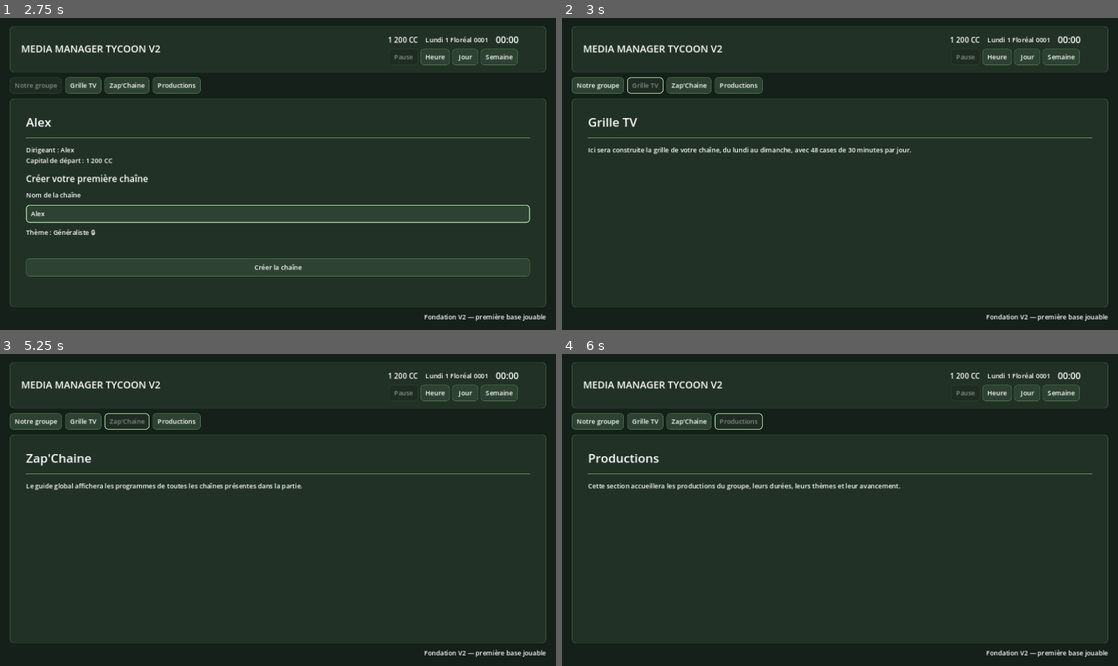
Above: before the commit, frames 1-4 (two rows, left to right).
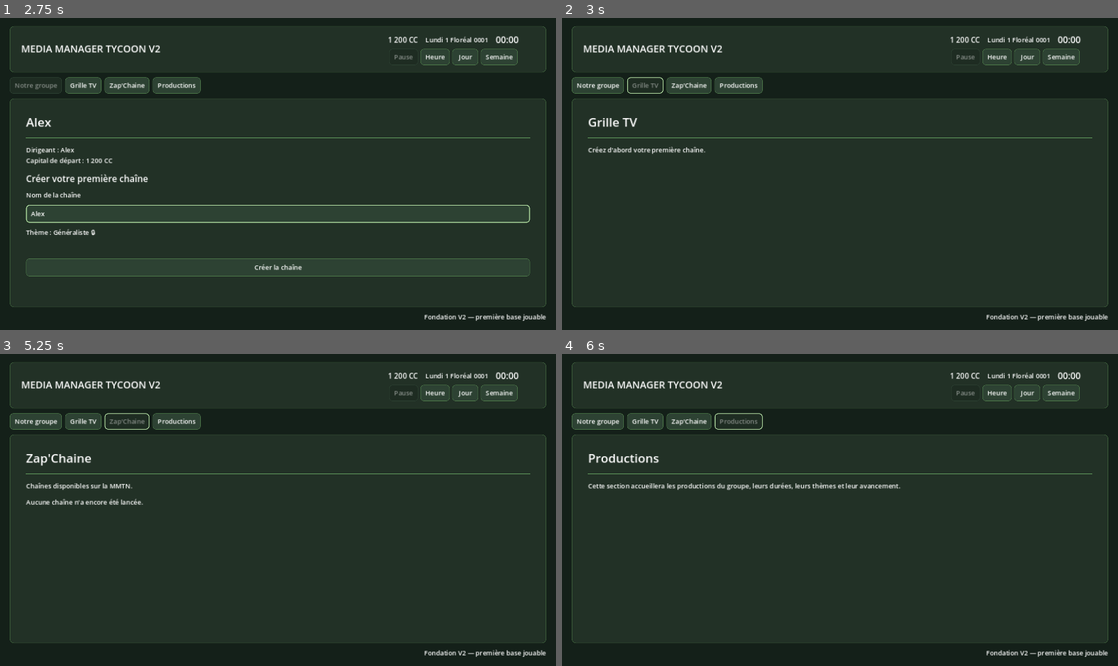
Above: after the commit, the same moments.

Repository: Adrienco69/MediaManagerTycoon_V2
Game: Godot game, scene res://scenes/main.tscn
The game is run twice, just before and just after one commit, with the same random seed, the same clock (stepped at 60 frames per second) and the same inputs.
Inputs (mouse positions are in pixels of both pictures, inside the frame that each line leads up to):
- Up to frame 1 (2.75 s): click (278, 164) at 0.52 s; type "Alex" at 0.6 s; click (278, 205) at 0.75 s; type "Alex" at 0.83 s; click "Commencer" at 1.25 s; click (278, 214) at 2.02 s; type "Alex" at 2.1 s
- Up to frame 2 (3 s): click "Grille TV" at 2.75 s
- Up to frame 3 (5.25 s): click "Notre groupe" at 3.5 s; click (278, 550) at 4.27 s; type "Alex" at 4.35 s; click "Zap'Chaine" at 5 s
- Up to frame 4 (6 s): click "Productions" at 5.75 s

Frame 1 is identical in both runs. In frame 2, 0.6% of the frame differs, in the area x 4-63%, y 41-44%; in frame 3, 0.8%, in the area x 4-55%, y 41-49%; in frame 4, nothing differs.

Commit message:
Wire compact TV grid and ZapChaine initial channels

Diff:
--- a/scripts/main.gd
+++ b/scripts/main.gd
@@ -5,6 +5,8 @@
 const TopBarLayoutScript = preload("res://scripts/ui/top_bar_layout.gd")
 const NavigationButtonStateScript = preload("res://scripts/ui/navigation_button_state.gd")
 const GroupPageControllerScript = preload("res://scripts/ui/group_page_controller.gd")
+const TVGridPageControllerScript = preload("res://scripts/ui/tv_grid_page_controller.gd")
+const ZapPageControllerScript = preload("res://scripts/ui/zap_page_controller.gd")
 
 @onready var background: ColorRect = $Background
 @onready var start_screen: Control = %StartScreen
@@ -211,6 +213,7 @@
 
 
 func _show_group() -> void:
+	_clear_dynamic_pages()
 	NavigationButtonStateScript.apply(_get_navigation_buttons(), group_button)
 	page_title.text = GameState.company_name
 	GroupPageControllerScript.render(
@@ -224,29 +227,38 @@
 
 
 func _show_grid() -> void:
-	_prepare_standard_page()
+	_clear_dynamic_pages()
 	NavigationButtonStateScript.apply(_get_navigation_buttons(), grid_button)
 	page_title.text = "Grille TV"
-	page_description.text = "Ici sera construite la grille de votre chaîne, du lundi au dimanche, avec 48 cases de 30 minutes par jour."
+
+	var channel: Dictionary = GameState.get_first_channel()
+	if channel.is_empty():
+		page_description.size_flags_vertical = Control.SIZE_EXPAND_FILL
+		page_description.text = "Créez d'abord votre première chaîne."
+		return
+
+	TVGridPageControllerScript.render(content_container, page_description, channel)
 
 
 func _show_zap() -> void:
-	_prepare_standard_page()
+	_clear_dynamic_pages()
 	NavigationButtonStateScript.apply(_get_navigation_buttons(), zap_button)
 	page_title.text = "Zap'Chaine"
-	page_description.text = "Le guide global affichera les programmes de toutes les chaînes présentes dans la partie."
+	ZapPageControllerScript.render(content_container, page_description, GameState.get_zap_channels())
 
 
 func _show_productions() -> void:
-	_prepare_standard_page()
+	_clear_dynamic_pages()
 	NavigationButtonStateScript.apply(_get_navigation_buttons(), production_button)
 	page_title.text = "Productions"
+	page_description.size_flags_vertical = Control.SIZE_EXPAND_FILL
 	page_description.text = "Cette section accueillera les productions du groupe, leurs durées, leurs thèmes et leur avancement."
 
 
-func _prepare_standard_page() -> void:
+func _clear_dynamic_pages() -> void:
 	GroupPageControllerScript.clear(content_container)
-	page_description.size_flags_vertical = Control.SIZE_EXPAND_FILL
+	TVGridPageControllerScript.clear(content_container)
+	ZapPageControllerScript.clear(content_container)
 
 
 func _get_navigation_buttons() -> Array[Button]:
